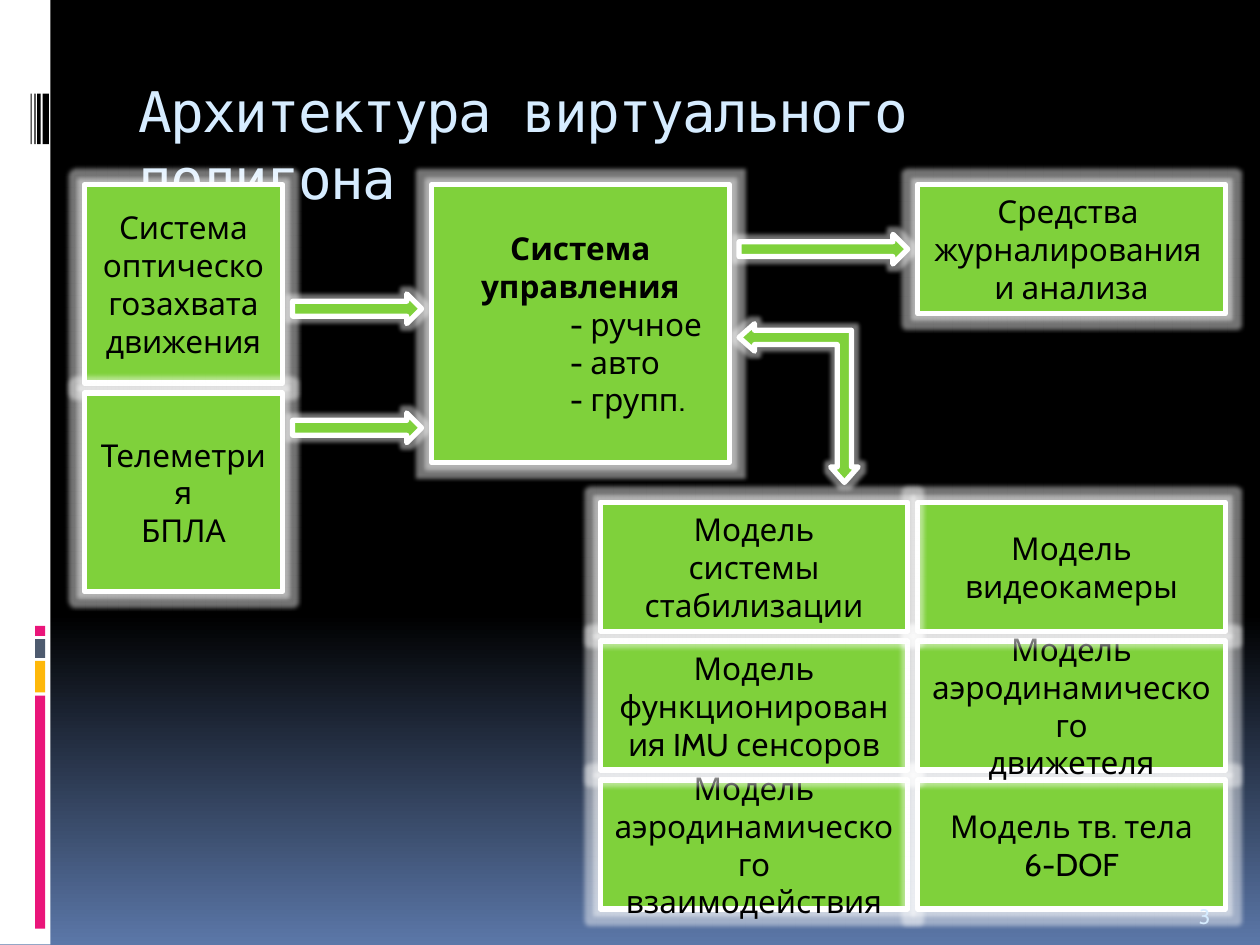
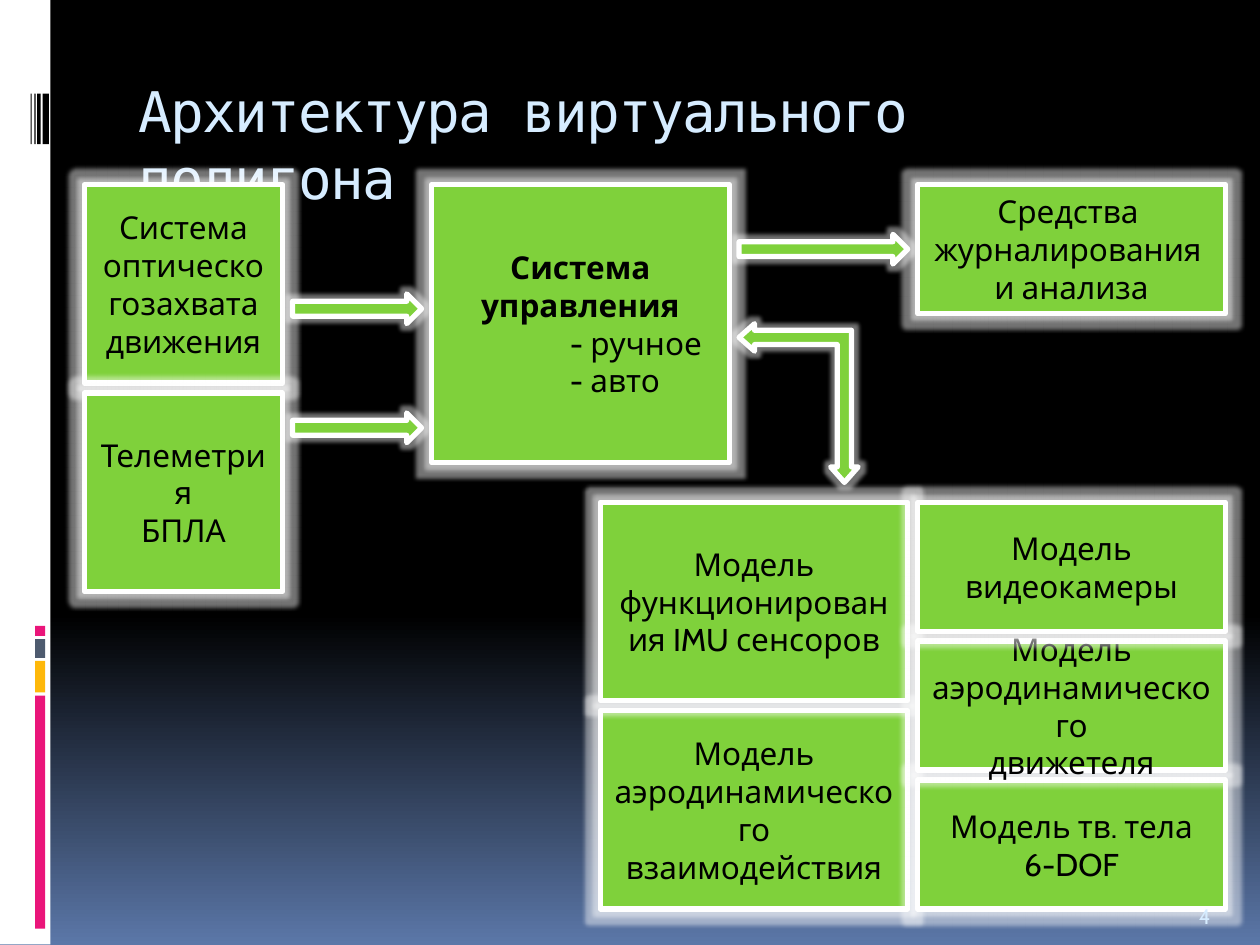
Before and after one commit to Jacobi20/quadro-xds, a slide deck: slide 4 of Docs/Medias2012.pptx (slide 3 before the commit). Drawn at 1260x945 pixels with LibreOffice and Linux fonts; fonts in the diff are those of the drawing. Boxes give left, top, right and bottom in pixels: in the first picture for what was removed or moved away, otherwise in the second. Text is boxed around its words. In the diff, an @@ line names an element or a change of style, - is before the commit and + after.

```diff
--- a/Docs/Medias2012.pptx
+++ b/Docs/Medias2012.pptx
@@ text in rectangle at box(590, 394, 678, 419): paragraph removed @@
-- групп.
@@ rectangle "Модель функционирования IMU сенсоров": place and size @@
-rectangle "Модель функционирования IMU сенсоров" at box(600, 641, 907, 770)
+rectangle "Модель функционирования IMU сенсоров" at box(600, 503, 907, 701)
@@ rectangle removed at box(600, 503, 907, 631) @@
-Модель
-системы стабилизации
@@ rectangle "Модель аэродинамического взаимодействия": place and size @@
-rectangle "Модель аэродинамического взаимодействия" at box(600, 780, 907, 908)
+rectangle "Модель аэродинамического взаимодействия" at box(600, 711, 907, 908)
@@ page number at box(1199, 906, 1211, 929): text changed @@
-3
+4
```
Also in this commit, not shown: 6 other slides changed, 4 slides added, 7 slides removed, 6 other files.
